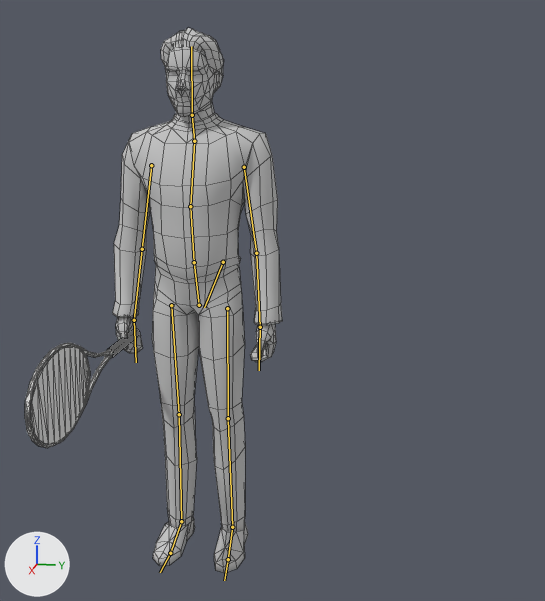
Two versions of the Blender file art/models/player.blend, one commit apart.
The view is the same before and after, from a 50 mm camera at (2.86, 0.89, 1.87) aimed at (0.16, 0.35, 1.2). The axes (+X, +Y, +Z) are drawn at lower left. The lights are the same throughout. The bones that bend it are drawn over the model as lines. Mesh edges are drawn as thin lines.

The first picture shows 'shoter'.
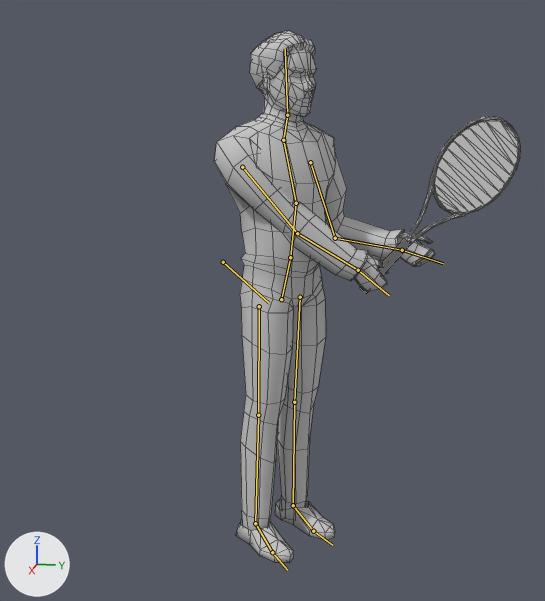
The newer file adds an action. The first version stands in its rest pose; the second is drawn at frame 205 of the action 'shot_back'.

Pixel boxes [x1, y1, x2, y2] of what changed, in the pictures (545 x 601 px):
'shoter', posed (19% wider): before [25, 28, 282, 573]; after [214, 31, 520, 562]
bone 'root', root to tip: before (223, 262) to (204, 307); after (223, 262) to (269, 303)
bone 'bicipite_L', root to tip: before (151, 165) to (142, 249); after (242, 167) to (297, 233)
bone 'avambraccio_L', root to tip: before (142, 249) to (134, 320); after (297, 233) to (358, 270)
bone 'bicipite_R', root to tip: before (244, 167) to (256, 253); after (310, 162) to (335, 238)
bone 'avambraccio_R', root to tip: before (256, 253) to (260, 327); after (335, 238) to (402, 250)

The change in detail:
Bone 'root' (bone_root) turns from (0, 0, 0) to (-9, -19, 52) degrees about its own x, y and z.
Bone 'bicipite_L' (bone_bicipite_l) turns from (0, 0, 0) to (43, -56, 2) degrees about its own x, y and z.
Bone 'avambraccio_L' (bone_avambraccio_l) turns from (0, 0, 0) to (11, -1, -2) degrees about its own x, y and z.
Bone 'bicipite_R' (bone_bicipite_r) turns from (0, 0, 0) to (11, -25, 2) degrees about its own x, y and z.
Bone 'avambraccio_R' (bone_avambraccio_r) turns from (0, 0, 0) to (58, -8, -7) degrees about its own x, y and z.
